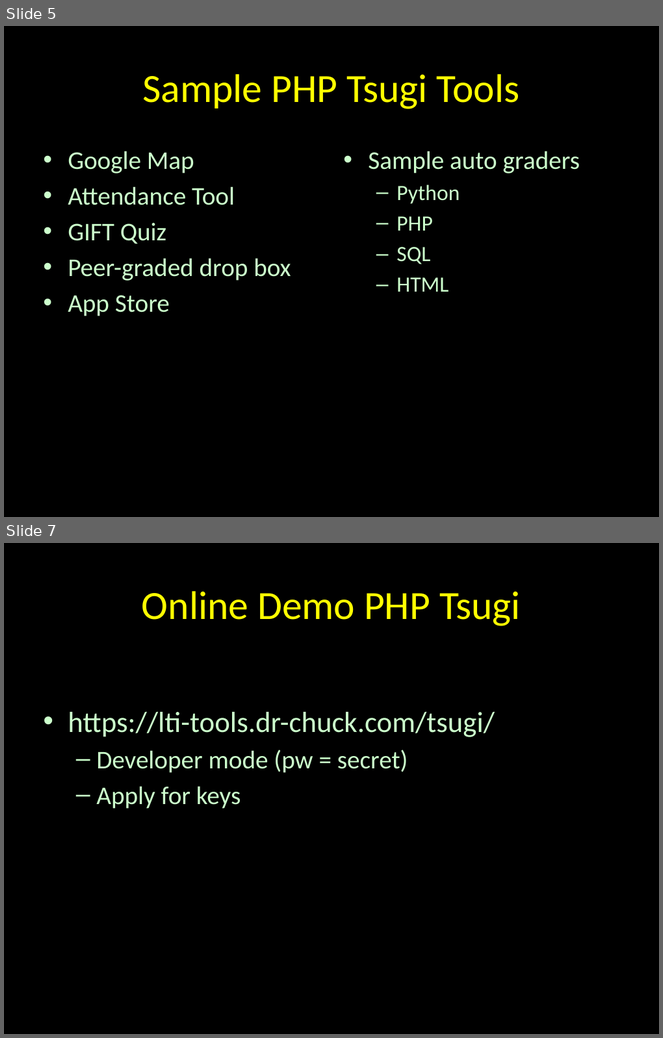
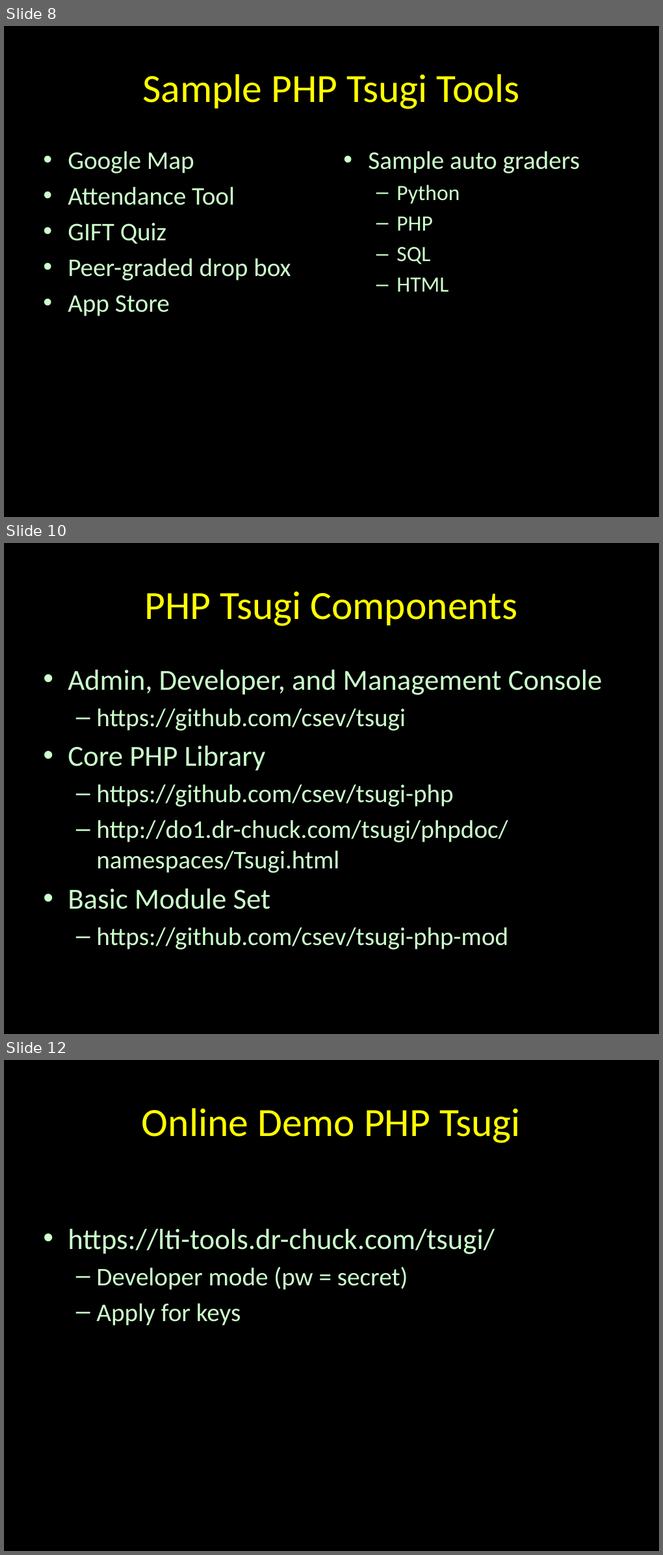
Before and after one commit to csev/tsugi-web, a slide deck: docs/lectures/00-Mini.pptx. Shown one above the other, each under a label of ours: slides 5 and 7 before the commit, slides 8, 10 and 12 after it; the slides between them are not shown. The pictures are 663x1038 and 663x1555 pixels, drawn with LibreOffice and Linux fonts; fonts in the diff are those of the drawing. Boxes give left, top, right and bottom in pixels: in the first picture for what was removed or moved away, otherwise in the second. Text is boxed around its words. In the diff, an @@ line names an element or a change of style, - is before the commit and + after.

```diff
--- a/docs/lectures/00-Mini.pptx
+++ b/docs/lectures/00-Mini.pptx
@@ slide 10 added at bbox=[4, 543, 659, 1034], background #000000 @@
@@ title added at bbox=[145, 591, 518, 626], 44 pt, text #FFFF00 @@
+PHP Tsugi Components
@@ text added at bbox=[68, 670, 603, 950], 28 pt, text #CCFFCC @@
+• Admin, Developer, and Management Console
+  – https://github.com/csev/tsugi
+• Core PHP Library
+  – https://github.com/csev/tsugi-php
+  – http://do1.dr-chuck.com/tsugi/phpdoc/namespaces/Tsugi.html
+• Basic Module Set
+  – https://github.com/csev/tsugi-php-mod
@@ what was slide 5 is now slide 8 @@
@@ what was slide 7 is now slide 12 @@
```
Also in this commit, not shown: 3 slides changed, 9 other slides added, 1 slide removed, 2 other files.
